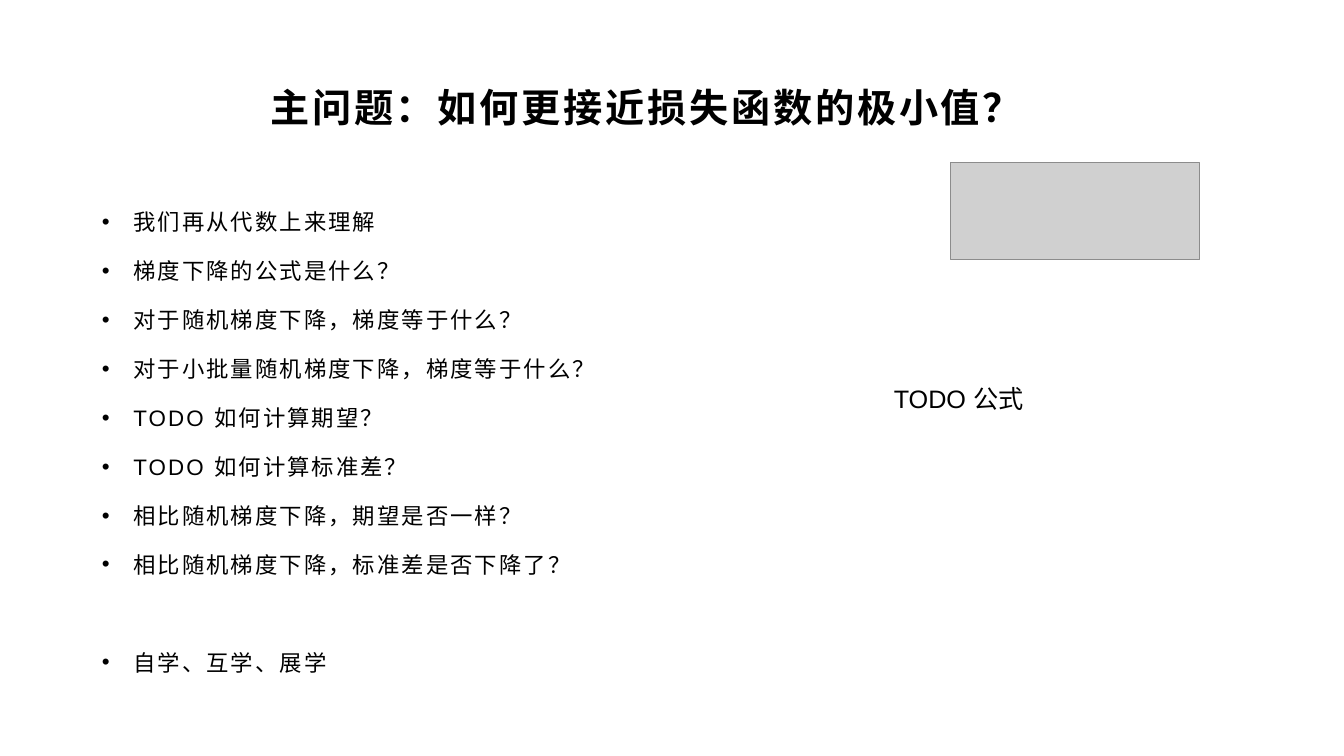
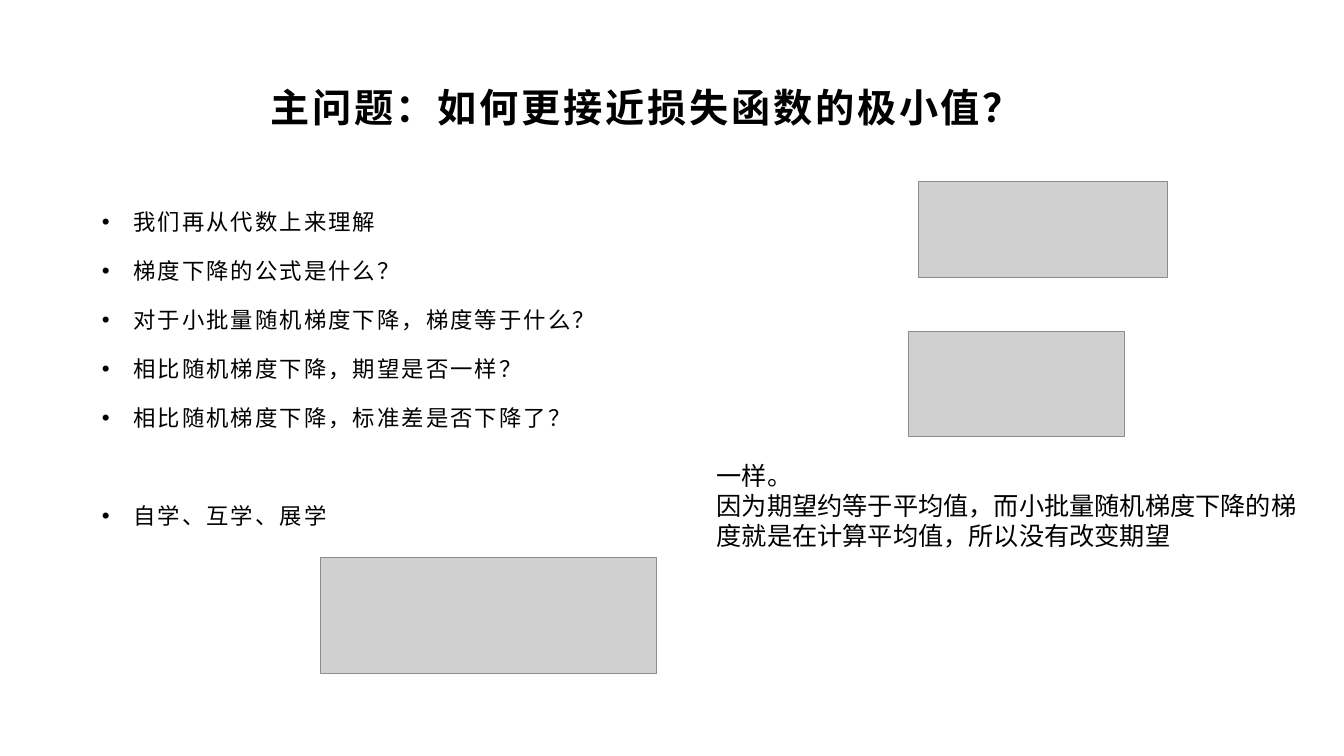
Before and after one commit to yyc-git/DeepLearningEdu, a slide deck: slide 11 of lessons/7_mini_batch/ppt/使用小批量随机梯度下降.pptx. Drawn at 1344x756 pixels with LibreOffice and Linux fonts; fonts in the diff are those of the drawing; grey boxes stand for pictures; background and template pictures are left out. Boxes give left, top, right and bottom in pixels: in the first picture for what was removed or moved away, otherwise in the second. Text is boxed around its words. In the diff, an @@ line names an element or a change of style, - is before the commit and + after.

```diff
--- a/lessons/7_mini_batch/ppt/使用小批量随机梯度下降.pptx
+++ b/lessons/7_mini_batch/ppt/使用小批量随机梯度下降.pptx
@@ picture: place and size @@
-picture at [951,163,1200,260]
+picture at [920,181,1169,278]
@@ text at [133,309,521,331]: paragraph removed @@
-• 对于随机梯度下降，梯度等于什么？
@@ picture added at [909,332,1125,437] @@
@@ text removed at [894,387,1023,410] @@
-TODO 公式
@@ text at [133,407,407,477]: paragraphs removed @@
-• TODO 如何计算期望？
-• TODO 如何计算标准差？
@@ text added at [717,463,1297,548], 18 pt, text #000000 @@
+一样。
+因为期望约等于平均值，而小批量随机梯度下降的梯度就是在计算平均值，所以没有改变期望
@@ picture added at [321,558,656,674] @@
```
Also in this commit, not shown: 4 other slides changed.
